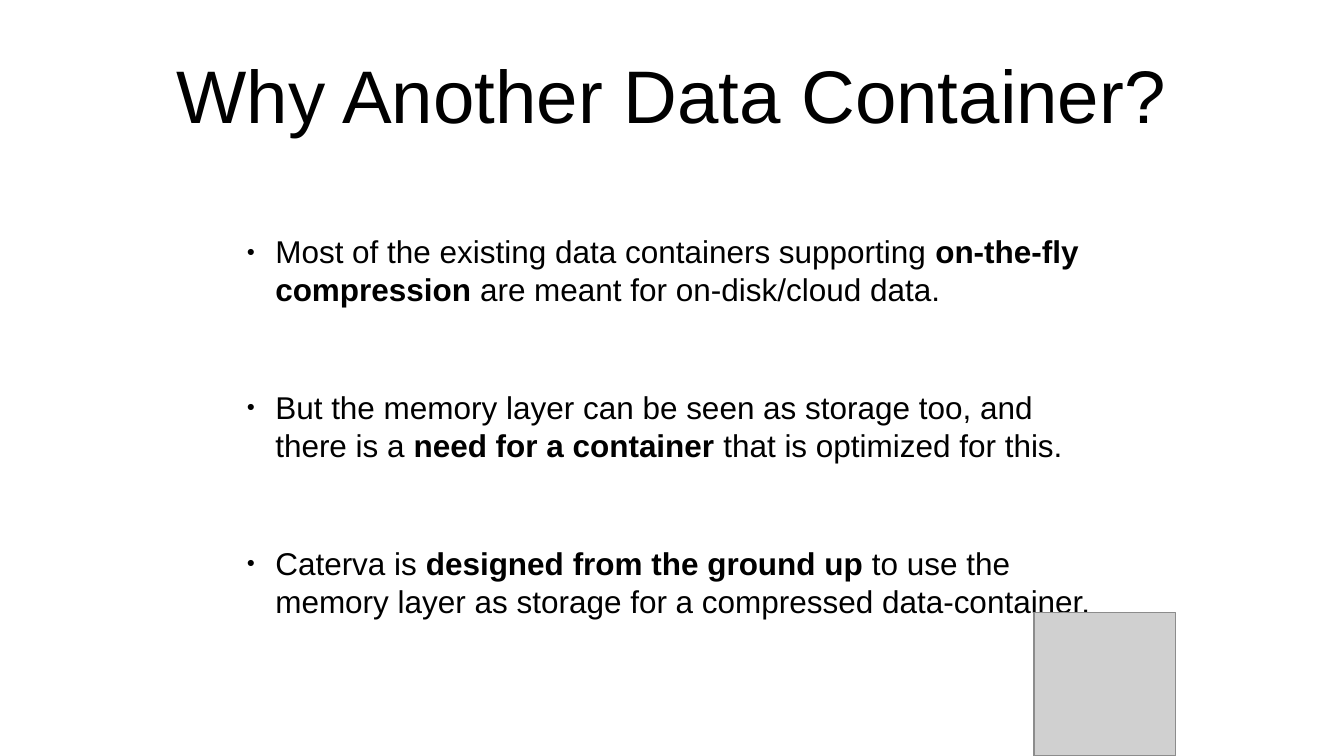
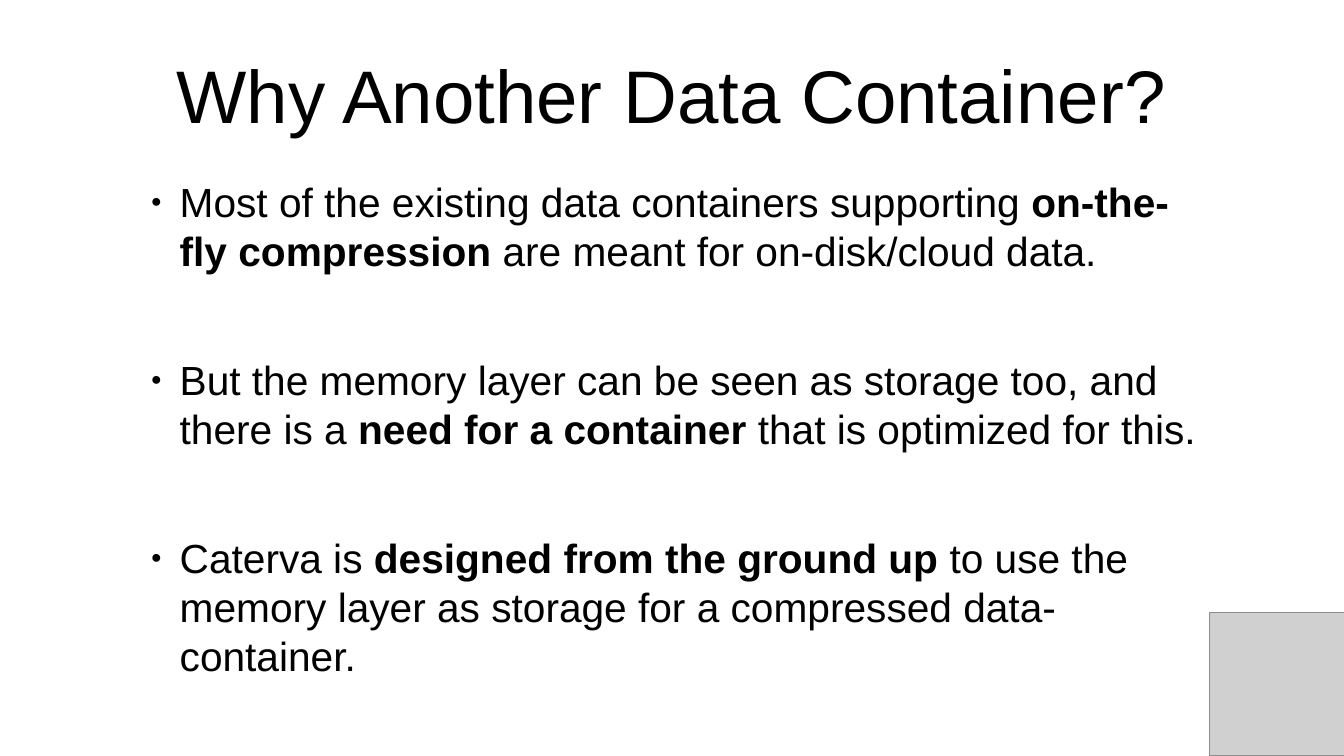
Before and after one commit to inaos/iron-array, a slide deck: slide 13 of decks/pyDataNyc2019.odp. Drawn at 1344x756 pixels with LibreOffice and Linux fonts; fonts in the diff are those of the drawing; grey boxes stand for pictures. Boxes give left, top, right and bottom in pixels: in the first picture for what was removed or moved away, otherwise in the second. Text is boxed around its words. In the diff, an @@ line names an element or a change of style, - is before the commit and + after.

```diff
--- a/decks/pyDataNyc2019.odp
+++ b/decks/pyDataNyc2019.odp
@@ text "Most of the existing data ...": place and size @@
-text "Most of the existing data ..." at bbox=[275, 240, 1090, 619]
+text "Most of the existing data ..." at bbox=[180, 187, 1195, 672]
@@ text "Most of the existing data ..." at bbox=[180, 187, 1195, 672]: size 18.6 to 24 pt @@
@@ picture: place and size @@
-picture at bbox=[1034, 612, 1176, 756]
+picture at bbox=[1210, 612, 1344, 756]
```
Also in this commit, not shown: 20 other slides changed, 1 slide added, 1 slide removed, 1 other file.
